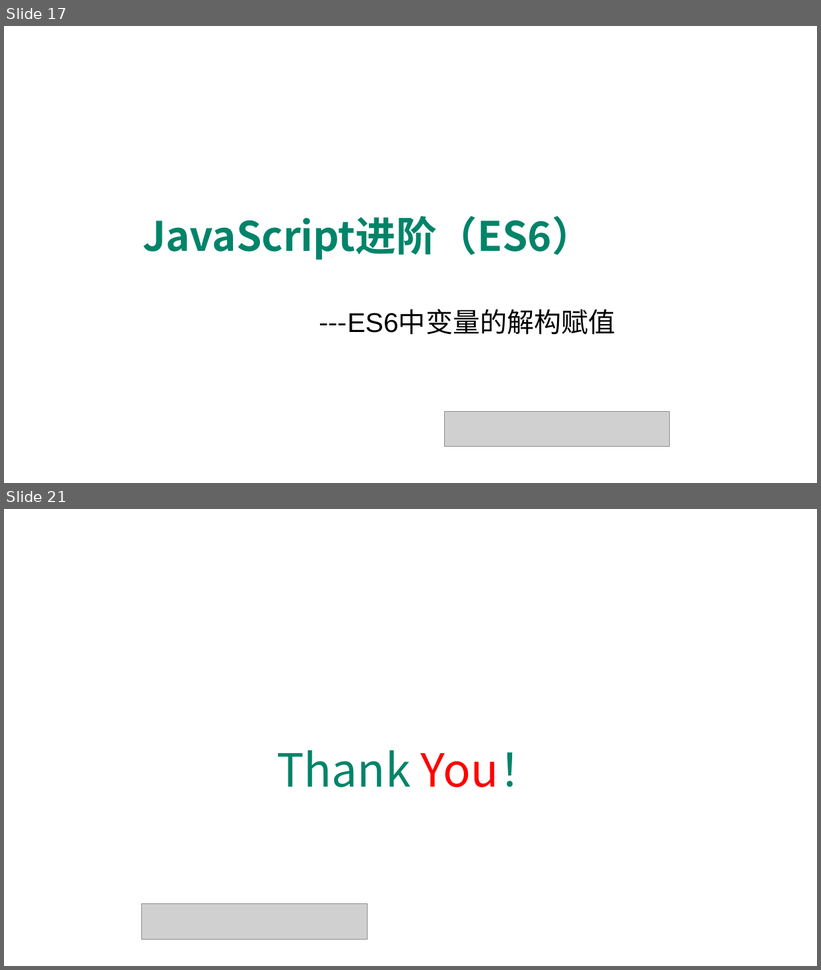
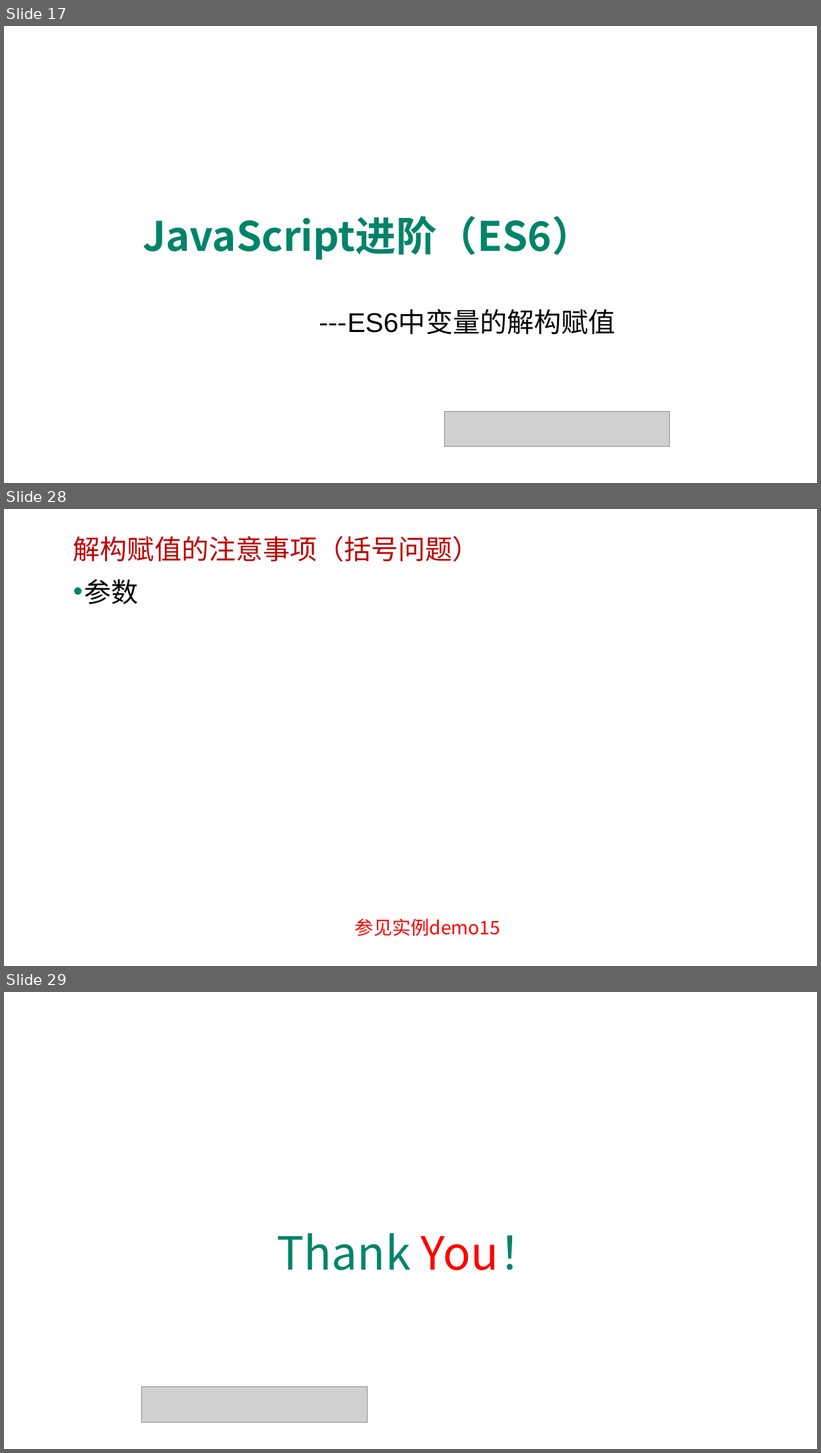
Before and after one commit to edu2act/course-javascript-advanced, a slide deck: 课程PPT/13.ECMAScript 6 一.pptx. Shown one above the other, each under a label of ours: slides 17 and 21 before the commit, slides 17, 28 and 29 after it; the slides between them are not shown. The pictures are 821x970 and 821x1453 pixels, drawn with LibreOffice and Linux fonts; fonts in the diff are those of the drawing; grey boxes stand for pictures; background and template pictures are left out. Boxes give left, top, right and bottom in pixels: in the first picture for what was removed or moved away, otherwise in the second. Text is boxed around its words. In the diff, an @@ line names an element or a change of style, - is before the commit and + after.

```diff
--- a/课程PPT/13.ECMAScript 6 一.pptx
+++ b/课程PPT/13.ECMAScript 6 一.pptx
@@ slide 28 added at <box>4,509,817,966</box>, background picture (left out) @@
@@ text added at <box>73,536,480,562</box>, 32 pt, text #C00000 @@
+解构赋值的注意事项（括号问题）
@@ text added at <box>85,579,139,605</box>, 32 pt, text #000000 @@
+• 参数
@@ text added at <box>355,919,500,937</box>, 22 pt, text #FF0000 @@
+参见实例demo15
@@ what was slide 21 is now slide 29 @@
```
Also in this commit, not shown: 3 slides changed, 7 other slides added, 6 other files.
